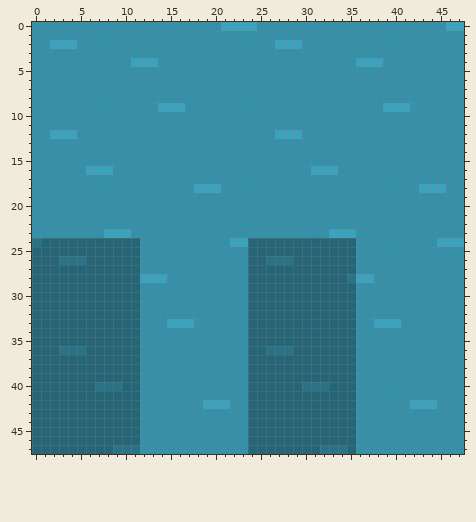
Two states of a pixel-art sprite, Art/tilemaps/gmtkwater1.png. The picture above was drawn from the file before the commit.
The file is 48x48 pixels.
The same view after the edit:
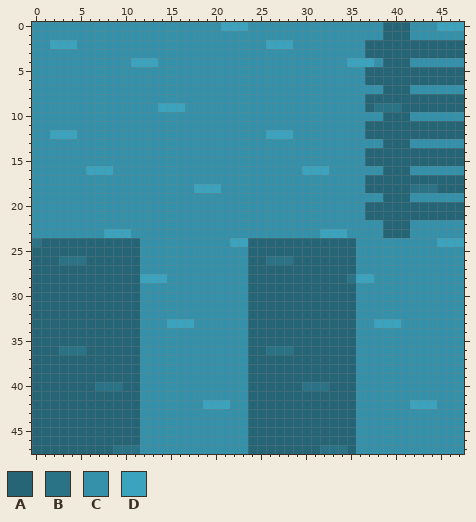
Palette (. is transparent): A #256576  B #2a7285  C #3591a9  D #3ca3be
Message: bridge shadow
What changed:
The edit turns colour C into colour A in rows 0 to 1 at x 39 to 41; in rows 2 to 3 at x 37 to 47; in row 4 at x 39 to 41; in rows 5 to 6 at x 37 to 47; in row 7 at x 39 to 41; in row 8 at x 37 to 47.
The edit turns colour C into colour A in row 9 at x 37 and 42 to 47; in row 10 at x 39 to 41; in rows 11 to 12 at x 37 to 47; in row 13 at x 39 to 41; in rows 14 to 15 at x 37 to 47; in row 16 at x 39 to 41.
The edit turns colour C into colour A in row 17 at x 37 to 47; in row 18 at x 37 to 41 and 46 to 47; in row 19 at x 39 to 41; in rows 20 to 21 at x 37 to 47; in rows 22 to 23 at x 39 to 41.
The edit turns colour D into colour A in row 9 at x 41; in row 18 at x 45.
The edit turns colour C into colour B in row 9 at x 38; in row 18 at x 42.
The edit turns colour D into colour B in row 9 at x 39 to 40; in row 18 at x 43 to 44.
The edit turns colour D into colour C in row 0 at x 24; in row 2 at x 29; in row 4 at x 38; in row 12 at x 29; in row 16 at x 33; in row 23 at x 35.
The edit turns colour C into colour D in row 0 at x 45; in row 2 at x 26; in row 4 at x 35; in row 12 at x 26; in row 16 at x 30; in row 23 at x 32.
Where, in picture pixels (left, top, right, bottom), the same in both pictures:
changed: (248, 22, 464, 238)
